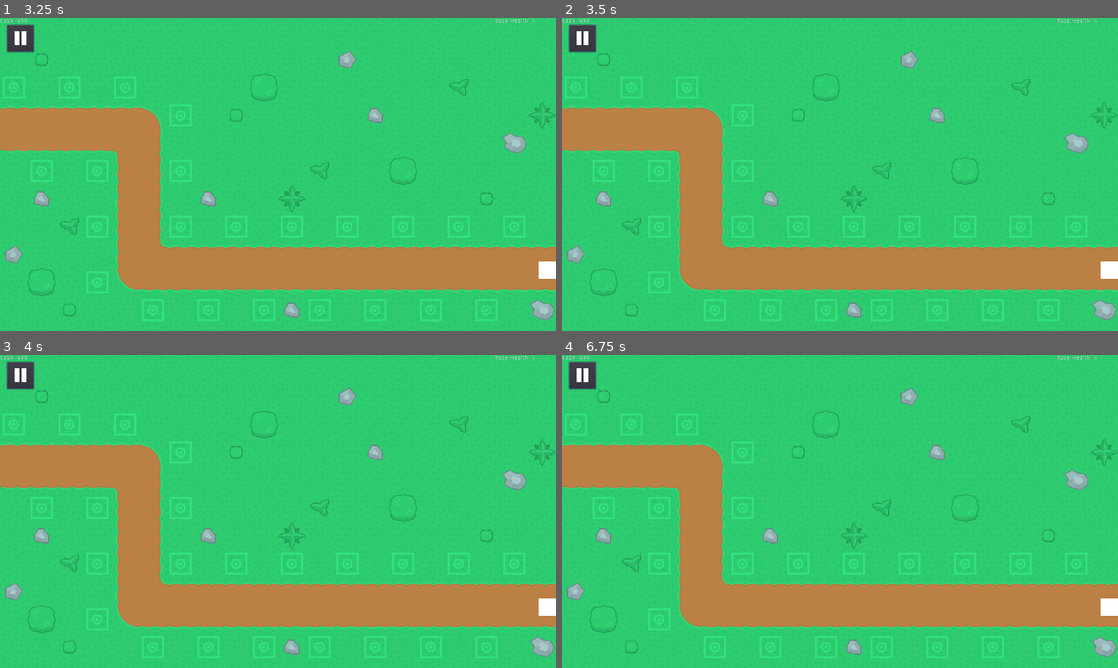
Above: before the commit, frames 1-4 (two rows, left to right).
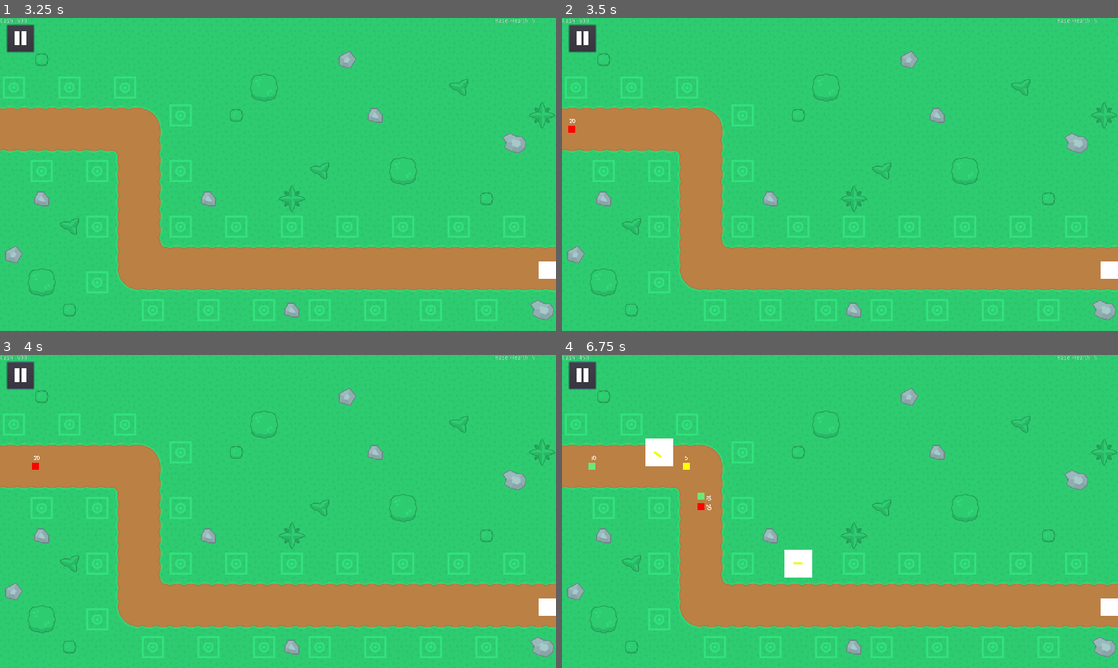
Above: after the commit, the same moments.

Repository: njrobbins/cache-command
Game: Godot game, scene res://Scenes/MainMenu.tscn
The game is run twice, just before and just after one commit, with the same random seed, the same clock (stepped at 60 frames per second) and the same inputs.
Inputs (mouse positions are in pixels of both pictures, inside the frame that each line leads up to):
- Up to frame 1 (3.25 s): click (272, 268) at 0.5 s; click "Tower Defense Mode" at 1.25 s; click (22, 39) at 2 s; tap Enter at 2.75 s; move the mouse to (400, 158) at 2.77 s; click (400, 158) at 2.92 s
- Up to frame 2 (3.5 s): no input
- Up to frame 3 (4 s): tap Space at 3.5 s; drag from (166, 527) to (544, 608) at 3.52 s
- Up to frame 4 (6.75 s): move the mouse to (895, 442) at 4.27 s; click (895, 442) at 4.42 s; drag from (812, 574) to (673, 464) at 5.02 s; move the mouse to (1006, 558) at 5.77 s; click (1006, 558) at 5.92 s; drag from (673, 464) to (1106, 608) at 6.52 s

Frame 1 is identical in both runs. In frame 2, less than 0.1% of the frame differs, in the area x 1-3%, y 32-37%; in frame 3, less than 0.1%; in frame 4, 1.0%, in the area x 3-45%, y 0-72%.
Error before the commit: Invalid get index 'cell_size' (on base: 'null instance'). (res://Scripts/Game.gd:23)

Commit message:
TD Fix

Diff:
--- a/Scenes/Game.tscn
+++ b/Scenes/Game.tscn
@@ -263,23 +263,23 @@
 
 [node name="PathTileMap" type="TileMap" parent="Path"]
 z_as_relative = false
-tile_set = SubResource( 5 )
+tile_set = SubResource( 1 )
 format = 1
 tile_data = PoolIntArray( 0, 22, 0, 1, 22, 0, 2, 22, 0, 3, 22, 0, 4, 22, 0, 5, 22, 0, 6, 22, 0, 7, 22, 0, 8, 22, 0, 9,  …(3397 unchanged characters)…
 
 [node name="NatureTileMap" type="TileMap" parent="Path"]
-tile_set = SubResource( 6 )
+tile_set = SubResource( 2 )
 format = 1
 tile_data = PoolIntArray( 65537, 1, 0, 65548, 6, 0, 131081, 0, 0, 131088, 2, 0, 196616, 1, 0, 196621, 4, 0, 196627, 3,  …(185 unchanged characters)…
 
 [node name="TowerPlacementTileMap" type="TileMap" parent="."]
-tile_set = SubResource( 2 )
+tile_set = SubResource( 3 )
 cell_tile_origin = 1
 format = 1
-tile_data = PoolIntArray( 65536, 0, 0, 65538, 0, 0, 65540, 0, 0, 131072, 1, 0, 1310 …(500 unchanged characters)…
+tile_data = PoolIntArray( 65538, 0, 0, 65540, 0, 0, 131072, 1, 0, 1310 …(500 unchanged characters)…
 
 [node name="Path2D" type="Path2D" parent="."]
-curve = SubResource( 3 )
+curve = SubResource( 4 )
 
 [node name="UI" type="Control" parent="."]
 margin_right = 40.0
--- a/Scripts/Game.gd
+++ b/Scripts/Game.gd
@@ -19,7 +19,7 @@
 var occupied = []
 
 func _ready():
-	tilemap = $TileMap
+	tilemap = $TowerPlacementTileMap
 	cell_size = tilemap.cell_size
 	$WaveTimer.start()
 
@@ -30,7 +30,7 @@
 func _physics_process(_delta):
 	$CashLabel.text = "Cash: " + str(cash)
 	$BaseLabel.text = "Base Health: " + str(base_hp)
-	$MobsLabel.text = "Mobs Left: " + str(mobs_left)
+#	$MobsLabel.text = "Mobs Left: " + str(mobs_left)
 
 func _input(event):
 	if event is InputEventMouseButton and event.pressed:
Not shown: 5 places in Scenes/Game.tscn that only renumber resources
